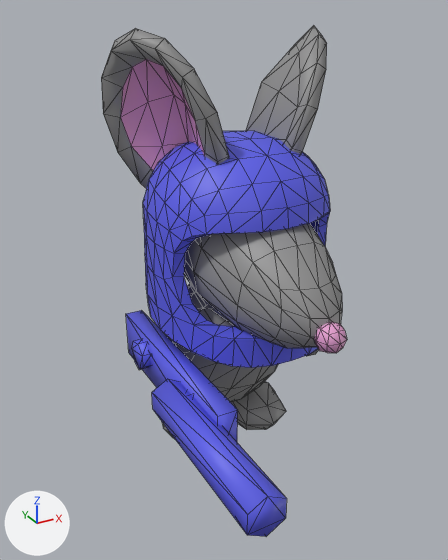
Before and after pictures for a commit that changed the glTF model Assets/placeholder_models/ratChaff.glb.
Both versions are drawn from a camera (50 mm lens) standing at (-0.804, -1.381, 1.214) and looking at (-0.112, -0.122, 0.584). Lighting does not change. The marker at lower left points along +X, +Y and +Z. Mesh edges are drawn as thin lines. Where no turn or scale is listed for an object, it has been applied to the vertices. Vertices at the same position are counted once.
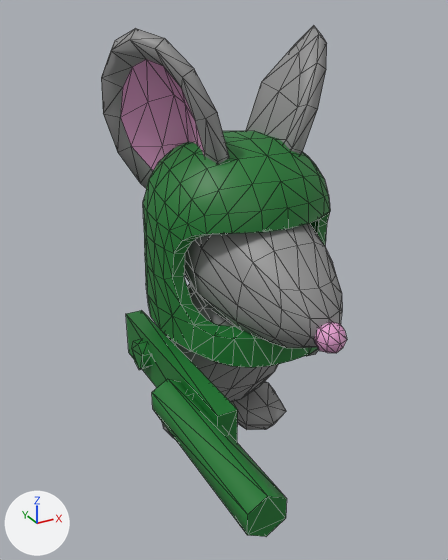
Where the change shows, as pixel boxes (x1, y1, x2, y2) in the pictures (448 x 560 px):
'sym_7', recoloured (blue to green): (143, 131, 330, 368) in both
'Cylinder', recoloured, shading changed (blue to green): (152, 379, 287, 537) in both
'Body.007', recoloured, shading changed (blue to green): (126, 310, 238, 442) in both
part 1 of me_cube_022, shading changed: (127, 312, 237, 425) in both
part 2 of me_cube_022, shading changed: (126, 310, 217, 415) in both
part 3 of me_cube_022, shading changed: (218, 410, 238, 442) in both
part 4 of me_cylinder, shading changed: (247, 496, 287, 537) in both

Patch to the scene script:
```diff
--- a/Assets/placeholder_models/ratChaff.glb.py
+++ b/Assets/placeholder_models/ratChaff.glb.py
@@ mat_main @@
+mat_main = principled_material('Main')
+mat_main.base_color = (0.0123, 0.191, 0.0307)  # dark green #1d7931
@@ me_sym_7 @@
 me_sym_7.from_pydata(...)  # 225 vertices, 386 faces; spans x -0.255..0.255, y -0.275..0.269, z -0.275..0.254
-me_sym_7.materials.append(mat_helmet)  # blue #5b5ee7
+me_sym_7.materials.append(mat_main)  # dark green #1d7931
@@ me_cube_022 @@
 me_cube_022.from_pydata(...)  # 36 vertices, 50 faces; spans x -0.215..-0.142, y -0.283..0.283, z 0.006..0.137
 # used by ob_body_007; location = (-0.081, -0.104, 0.258)
-me_cube_022.materials.append(mat_helmet)  # blue #5b5ee7
+# me_cube_022 part 1: 9 of the faces centred in x -0.215..-0.142, y -0.172..-0.094, z 0.006..0.137 are now shaded flat
+# me_cube_022 part 2: 9 of the faces centred in x -0.215..-0.142, y 0.094..0.164, z 0.006..0.137 are now shaded flat
+# me_cube_022 part 3: 2 of the faces centred in x -0.176..-0.159, y -0.283, z 0.05..0.093 are now shaded flat
+me_cube_022.materials.append(mat_main)  # dark green #1d7931
@@ me_cylinder @@
 me_cylinder.from_pydata(...)  # 12 vertices, 20 faces; spans x -0.043..0.043, y -0.226..0.226, z -0.05..0.05
 # used by ob_cylinder; location = (-0.304, -0.415, 0.34)
-me_cylinder.materials.append(mat_helmet)  # blue #5b5ee7
+# me_cylinder part 4: all 4 faces centred in x -0.029..0.029, y -0.226, z -0.033..0.017 are now shaded flat
+me_cylinder.materials.append(mat_main)  # dark green #1d7931
```
